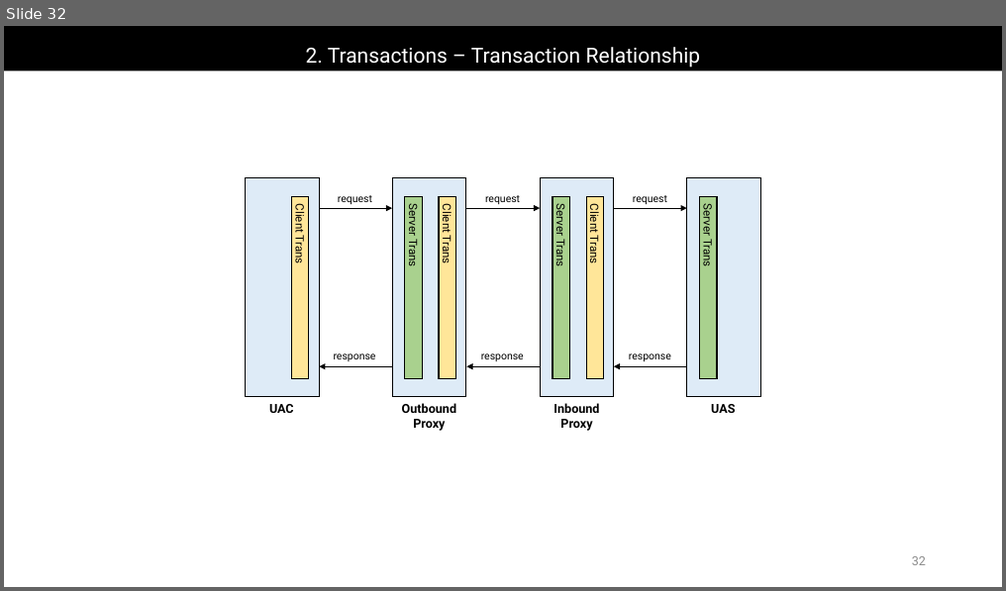
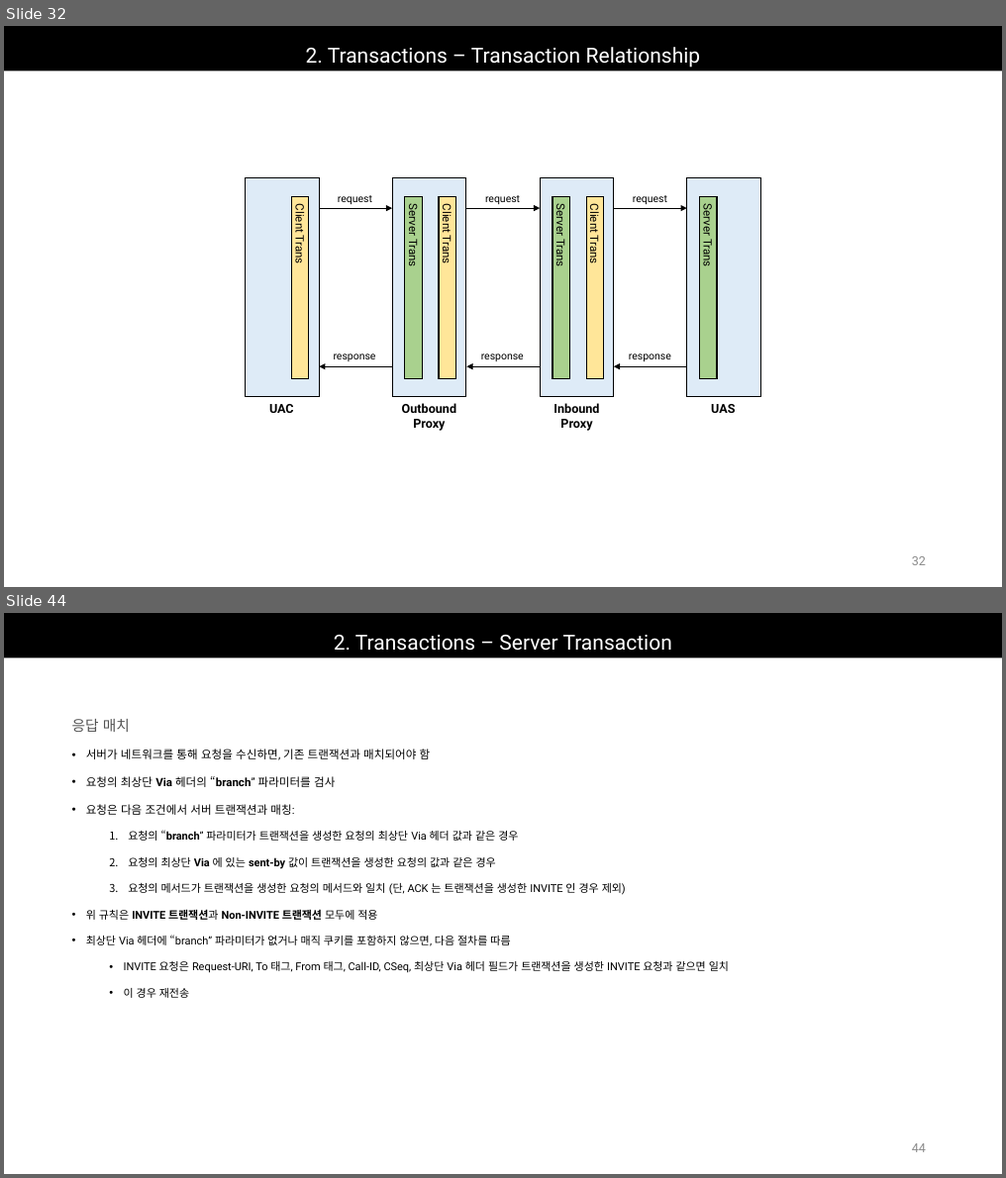
Before and after one commit to Epsilonely/SIP-Survey, a slide deck: 세미나 3차.pptx. Shown one above the other, each under a label of ours: slide 32 before the commit, slides 32 and 44 after it; the slides between them are not shown. The pictures are 1006x591 and 1006x1178 pixels, drawn with LibreOffice and Linux fonts; fonts in the diff are those of the drawing. Boxes give left, top, right and bottom in pixels: in the first picture for what was removed or moved away, otherwise in the second. Text is boxed around its words. In the diff, an @@ line names an element or a change of style, - is before the commit and + after.

```diff
--- a/세미나 3차.pptx
+++ b/세미나 3차.pptx
@@ slide 44 added at (x1=4, y1=613, x2=1002, y2=1174), background #FFFFFF @@
@@ title added at (x1=4, y1=613, x2=1002, y2=658), fill #000000, 20 pt, text #FFFFFF @@
+2. Transactions – Server Transaction
@@ text added at (x1=72, y1=719, x2=729, y2=998), 10.5 pt, text #000000 @@
+응답 매치
+• 서버가 네트워크를 통해 요청을 수신하면, 기존 트랜잭션과 매치되어야 함
+• 요청의 최상단 Via 헤더의 “branch” 파라미터를 검사
+• 요청은 다음 조건에서 서버 트랜잭션과 매칭:
+  1. 요청의 “branch” 파라미터가 트랜잭션을 생성한 요청의 최상단 Via 헤더 값과 같은 경우
+  2. 요청의 최상단 Via 에 있는 sent-by 값이 트랜잭션을 생성한 요청의 값과 같은 경우
+  3. 요청의 메서드가 트랜잭션을 생성한 요청의 메서드와 일치 (단, ACK 는 트랜잭션을 생성한 INVITE 인 경우 제외)
+• 위 규칙은 INVITE 트랜잭션과 Non-INVITE 트랜잭션 모두에 적용
+• 최상단 Via 헤더에 “branch” 파라미터가 없거나 매직 쿠키를 포함하지 않으면, 다음 절차를 따름
+  • INVITE 요청은 Request-URI, To 태그, From 태그, Call-ID, CSeq, 최상단 Via 헤더 필드가 트랜잭션을 생성한 INVITE 요청과 같으면 일치
+  • 이 경우 재전송
@@ page number added at (x1=912, y1=1144, x2=926, y2=1153), 12 pt, text #8C8C8C @@
+44
```
Also in this commit, not shown: 1 slide changed, 11 other slides added, 1 other file.
